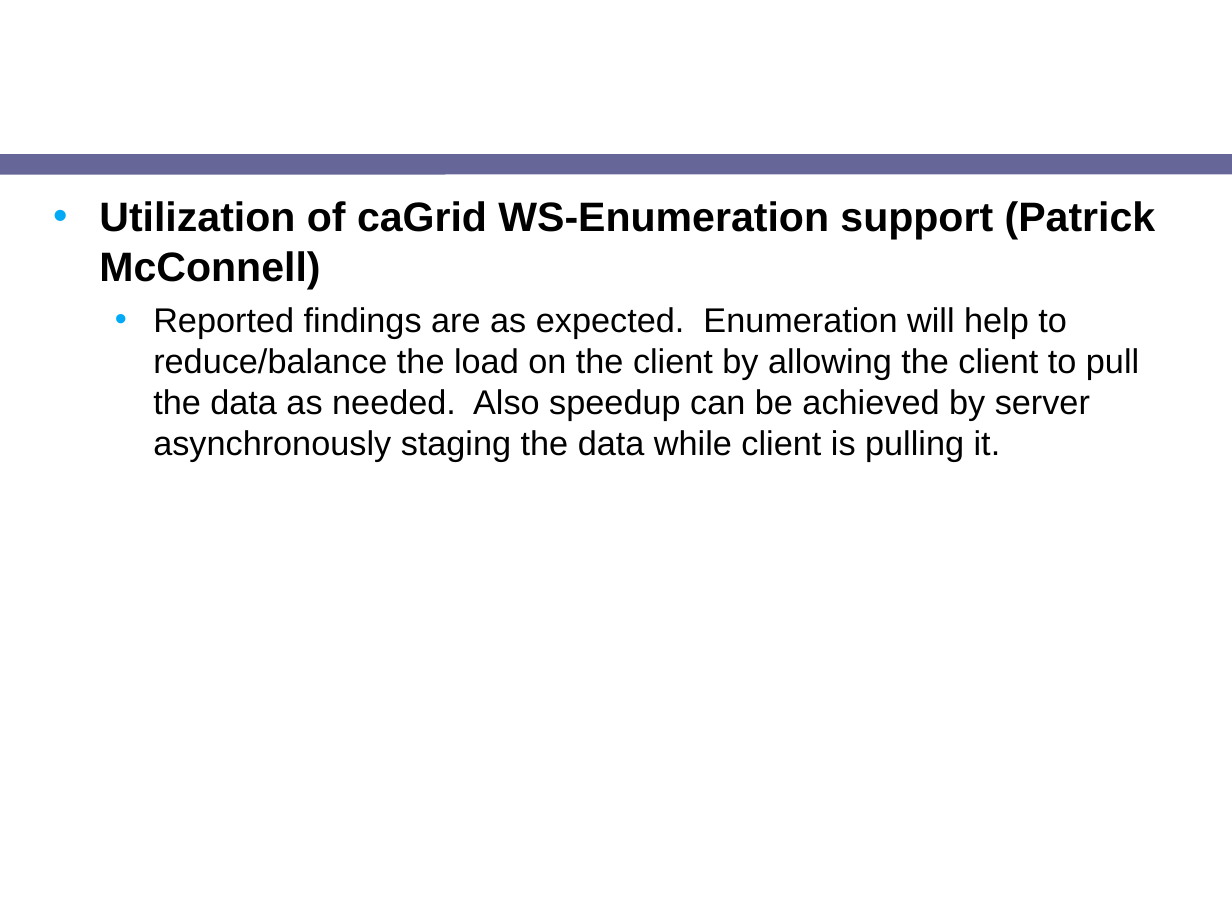
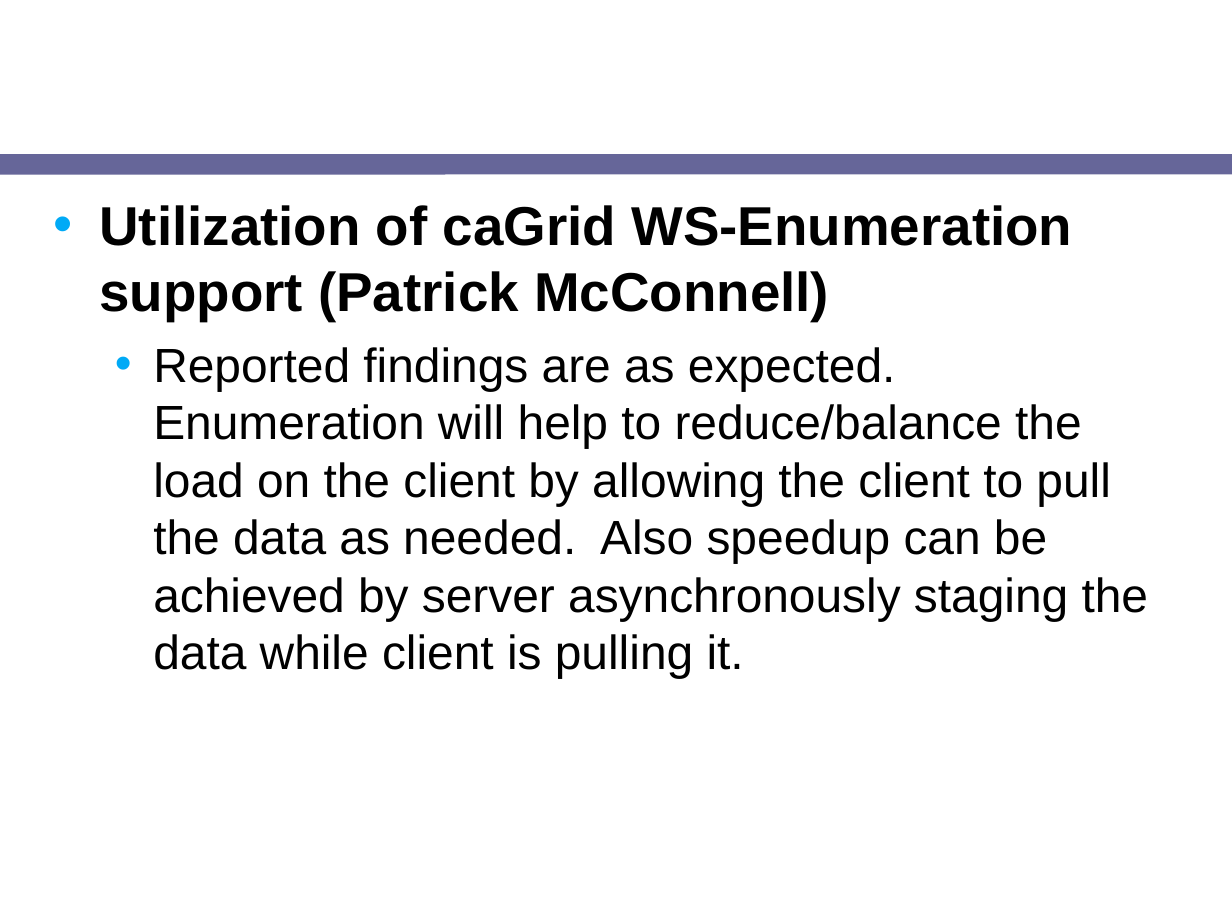
Before and after one commit to NCIP/cagrid-portal, a slide deck: slide 8 of cagrid-1-0/Documentation/presentations/200708_VCDE_ARCH/20070807_Day2_ICR-HTP-update.ppt (slide 7 before the commit). Drawn at 1232x924 pixels with LibreOffice and Linux fonts; fonts in the diff are those of the drawing; background and template pictures are left out. Boxes give left, top, right and bottom in pixels: in the first picture for what was removed or moved away, otherwise in the second. Text is boxed around its words. In the diff, an @@ line names an element or a change of style, - is before the commit and + after.

```diff
--- a/cagrid-1-0/Documentation/presentations/200708_VCDE_ARCH/20070807_Day2_ICR-HTP-update.ppt
+++ b/cagrid-1-0/Documentation/presentations/200708_VCDE_ARCH/20070807_Day2_ICR-HTP-update.ppt
@@ text "Utilization of caGrid WS-Enumeration support ..." at [99, 205, 1149, 678]: size 24 to 32 pt in "Utilization of caGrid WS-Enumeration support (Patrick McConn ..."; size 20 to 28 pt in "Reported findings are as expected. Enumeration will ..."; more space between paragraphs @@
```
Also in this commit, not shown: 3 other slides changed, 2 slides added, 1 slide removed.
